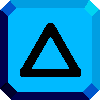
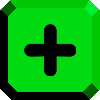
Revision of a layered 100px x 100px image; what changed, layer by layer:
removed layer "Drawing 3" over [20, 23, 81, 77]
removed layer "Triangle" over [20, 23, 81, 77]
added layer "plus-icon-21715" above "Drawing 2" over [24, 24, 76, 76]
